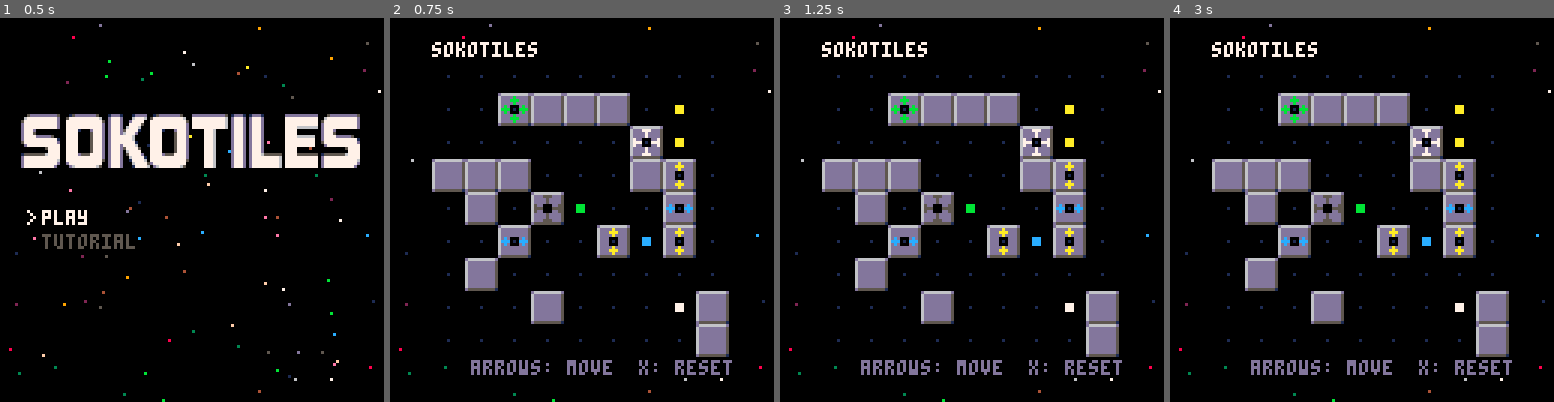
Above: before the commit, frames 1-4 (left to right).
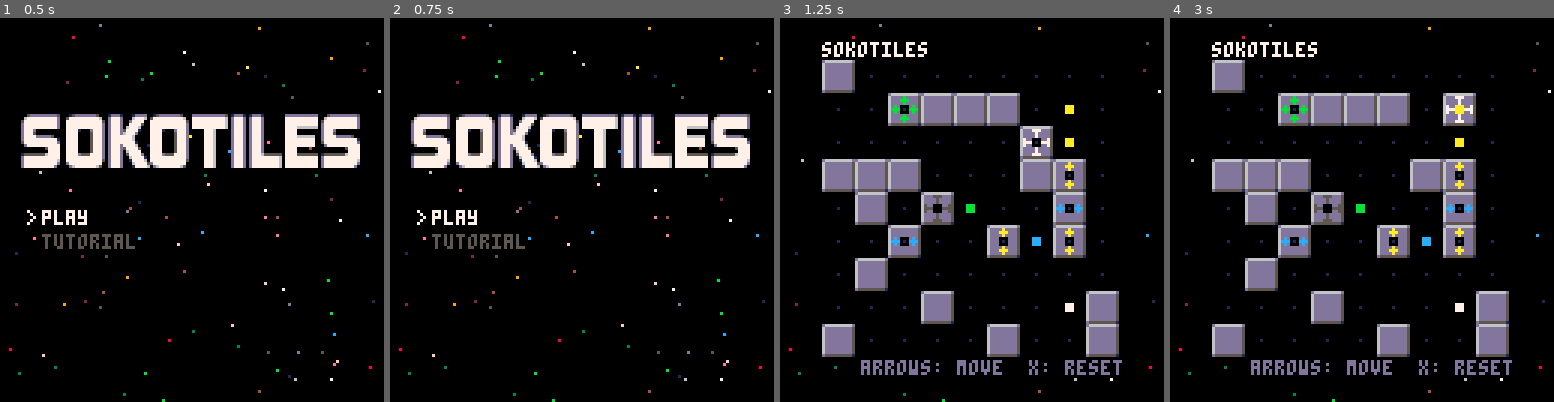
Above: after the commit, the same moments.

Repository: schoblaska/pico-8
Game: PICO-8 cartridge src/sokotiles.p8
Two runs of this game, one before a commit and one after it. Both use one fixed random seed, a clock stepped at 60 frames per second and the inputs below.
Inputs:
- Up to frame 1 (0.5 s): tap X (X key) at 0.33 s
- Up to frame 2 (0.75 s): tap O (Z key) at 0.7 s
- Up to frame 3 (1.25 s): tap X (X key) at 1.07 s
- Up to frame 4 (3 s): hold Right 1.6-2.1 s; tap O (Z key) every 0.4 s from 1.7 to 2.9 s; tap X (X key) at 1.85, 2.97 s; hold Up 2.15-2.42 s; hold Right from 2.47 s (still down)

Frame 1 is identical in both runs. In frame 2, 24% of the frame differs, in the area x 5-94%, y 6-94%; in frame 3, 2.2%; in frame 4, 3.6%.

Commit message:
load level from cart map

Diff:
--- a/src/sokotiles.p8
+++ b/src/sokotiles.p8
@@ -19,49 +19,47 @@
     g = { 44, 0 },
     y = { 44, 11 }
   }
+  tile_map_sprites = {
+    [10] = "W",
+    [26] = "B",
+    [11] = "G",
+    [27] = "Y",
+    [12] = "P",
+    [28] = "E"
+  }
+  board_map_sprites = {
+    [13] = "w",
+    [29] = "b",
+    [14] = "g",
+    [30] = "y"
+  }
   load_level()
   set_scene("title")
 end
 
 function load_level()
-  board = {
-    { ".", ".", ".", ".", ".", ".", ".", ".", "." },
-    { ".", ".", ".", ".", ".", ".", ".", "y", "." },
-    { ".", ".", ".", ".", ".", ".", ".", "y", "." },
-    { ".", ".", ".", ".", ".", ".", ".", ".", "." },
-    { ".", ".", ".", ".", "g", ".", ".", ".", "." },
-    { ".", ".", ".", ".", ".", ".", "b", ".", "." },
-    { ".", ".", ".", ".", ".", ".", ".", ".", "." },
-    { ".", ".", ".", ".", ".", ".", ".", "w", "." },
-    { ".", ".", ".", ".", ".", ".", ".", ".", "." }
-  }
-
-  pieces = {
-    { ".", ".", ".", ".", ".", ".", ".", ".", "." },
-    { ".", ".", "G", "E", "E", "E", ".", ".", "." },
-    { ".", ".", ".", ".", ".", ".", "W", ".", "." },
-    { "E", "E", "E", ".", ".", ".", "E", "Y", "." },
-    { ".", "E", ".", "P", ".", ".", ".", "B", "." },
-    { ".", ".", "B", ".", ".", "Y", ".", "Y", "." },
-    { ".", "E", ".", ".", ".", ".", ".", ".", "." },
-    { ".", ".", ".", "E", ".", ".", ".", ".", "E" },
-    { ".", ".", ".", ".", ".", ".", ".", ".", "E" }
-  }
-
+  board = {}
   tiles = {}
 
-  for y = 1, 9 do
-    for x = 1, 9 do
-      if pieces[y][x] ~= "." then
-        add(
-          tiles, {
-            value = pieces[y][x],
-            x = x,
-            y = y,
-            x_offset = 0,
-            y_offset = 0
-          }
-        )
+  for x = 1, 9 do
+    board[x] = {}
+    for y = 1, 9 do
+      map_sprite = mget(x - 1, y - 1)
+      if board_map_sprites[map_sprite] then
+        board[x][y] = board_map_sprites[map_sprite]
+      else
+        board[x][y] = "."
+        if tile_map_sprites[map_sprite] then
+          add(
+            tiles, {
+              value = tile_map_sprites[map_sprite],
+              x = x,
+              y = y,
+              x_offset = 0,
+              y_offset = 0
+            }
+          )
+        end
       end
     end
   end
@@ -204,9 +202,9 @@
     return false
   end
 
-  for y = 1, 9 do
-    for x = 1, 9 do
-      local board_square = board[y][x]
+  for x = 1, 9 do
+    for y = 1, 9 do
+      local board_square = board[x][y]
       local tile_value = tile_value_at(x, y)
 
       if board_square == "w" and tile_value ~= "W" then
@@ -251,7 +249,7 @@
 function draw_board()
   for x = 1, 9 do
     for y = 1, 9 do
-      local board_square = board[y][x]
+      local board_square = board[x][y]
 
       if board_square == "." then
         if not is_won() then
@@ -272,7 +270,7 @@
 
 function draw_tile(tile)
   local value, x, y, xoff, yoff = tile.value, tile.x, tile.y, tile.x_offset, tile.y_offset
-  local board_square = board[y][x]
+  local board_square = board[x][y]
 
   if value == "P" then
     if board_square == "." then
